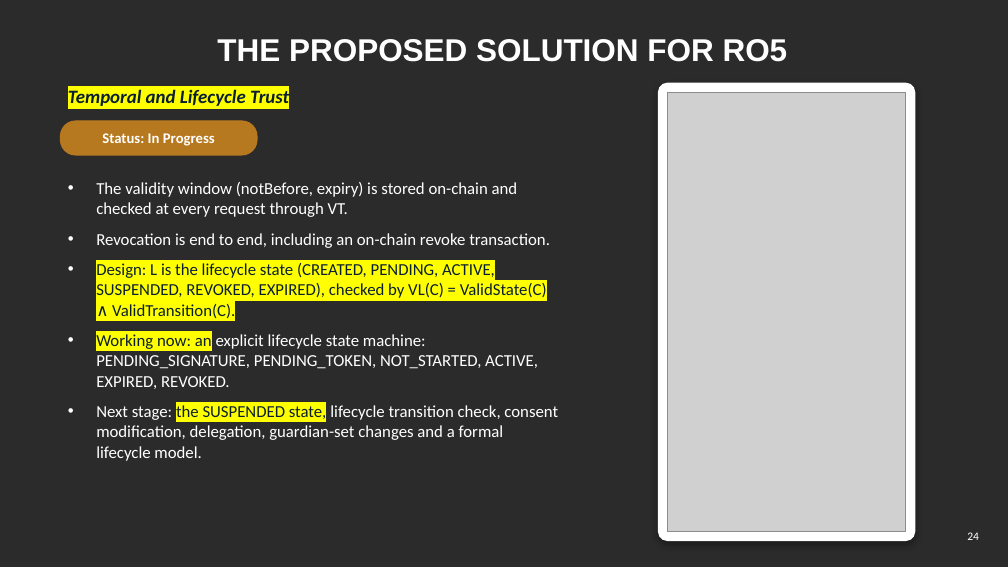
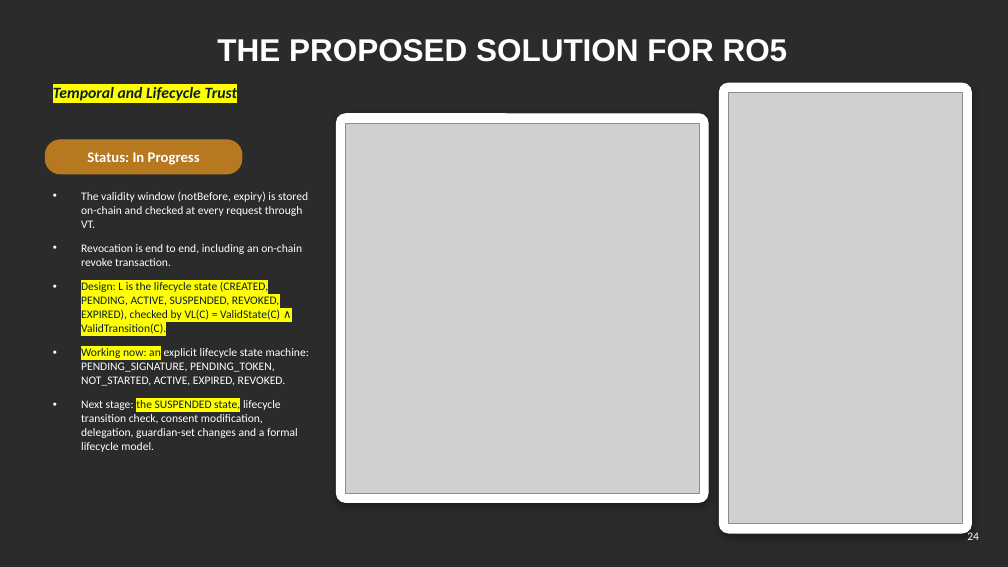
Before and after one commit to yasir12345678900/HealthRWA-Sepolia-Personal-try, a slide deck: slide 24 of docs/Yasir_CA2_Reassessment_Slides_YELLOW_changes.pptx. Drawn at 1008x567 pixels with LibreOffice and Linux fonts; fonts in the diff are those of the drawing; grey boxes stand for pictures; background and template pictures are left out; a plain dark background stands for a picture behind light text. Boxes give left, top, right and bottom in pixels: in the first picture for what was removed or moved away, otherwise in the second. Text is boxed around its words. In the diff, an @@ line names an element or a change of style, - is before the commit and + after.

```diff
--- a/docs/Yasir_CA2_Reassessment_Slides_YELLOW_changes.pptx
+++ b/docs/Yasir_CA2_Reassessment_Slides_YELLOW_changes.pptx
@@ text "Temporal and Lifecycle Trust" moved from (x1=68, y1=89, x2=289, y2=106) to (x1=53, y1=85, x2=238, y2=103) @@
@@ text "Temporal and Lifecycle Trust" at (x1=53, y1=85, x2=238, y2=103): size 18 to 15 pt; vertical alignment middle to top @@
@@ rounded rectangle resized from (x1=659, y1=83, x2=915, y2=541) to (x1=720, y1=83, x2=972, y2=533) @@
@@ rounded rectangle at (x1=720, y1=83, x2=972, y2=533): proportions changed @@
@@ rounded rectangle added at (x1=337, y1=114, x2=709, y2=503), fill #FFFFFF, outline #FFFFFF 1 pt @@
@@ picture resized from (x1=668, y1=92, x2=906, y2=532) to (x1=729, y1=92, x2=963, y2=524) @@
@@ text "Status: In Progress" moved from (x1=102, y1=133, x2=215, y2=146) to (x1=87, y1=152, x2=200, y2=165) @@
@@ rounded rectangle moved from (x1=60, y1=121, x2=257, y2=155) to (x1=45, y1=140, x2=242, y2=174) @@
@@ picture added at (x1=346, y1=123, x2=699, y2=493) @@
@@ text "The validity window (notBefore, expiry) ..." moved from (x1=96, y1=182, x2=558, y2=461) to (x1=81, y1=192, x2=309, y2=452) @@
@@ text "The validity window (notBefore, expiry) ..." at (x1=81, y1=192, x2=309, y2=452): size 16 to 11 pt @@
```
Also in this commit, not shown: 5 other slides changed, 3 other files.
